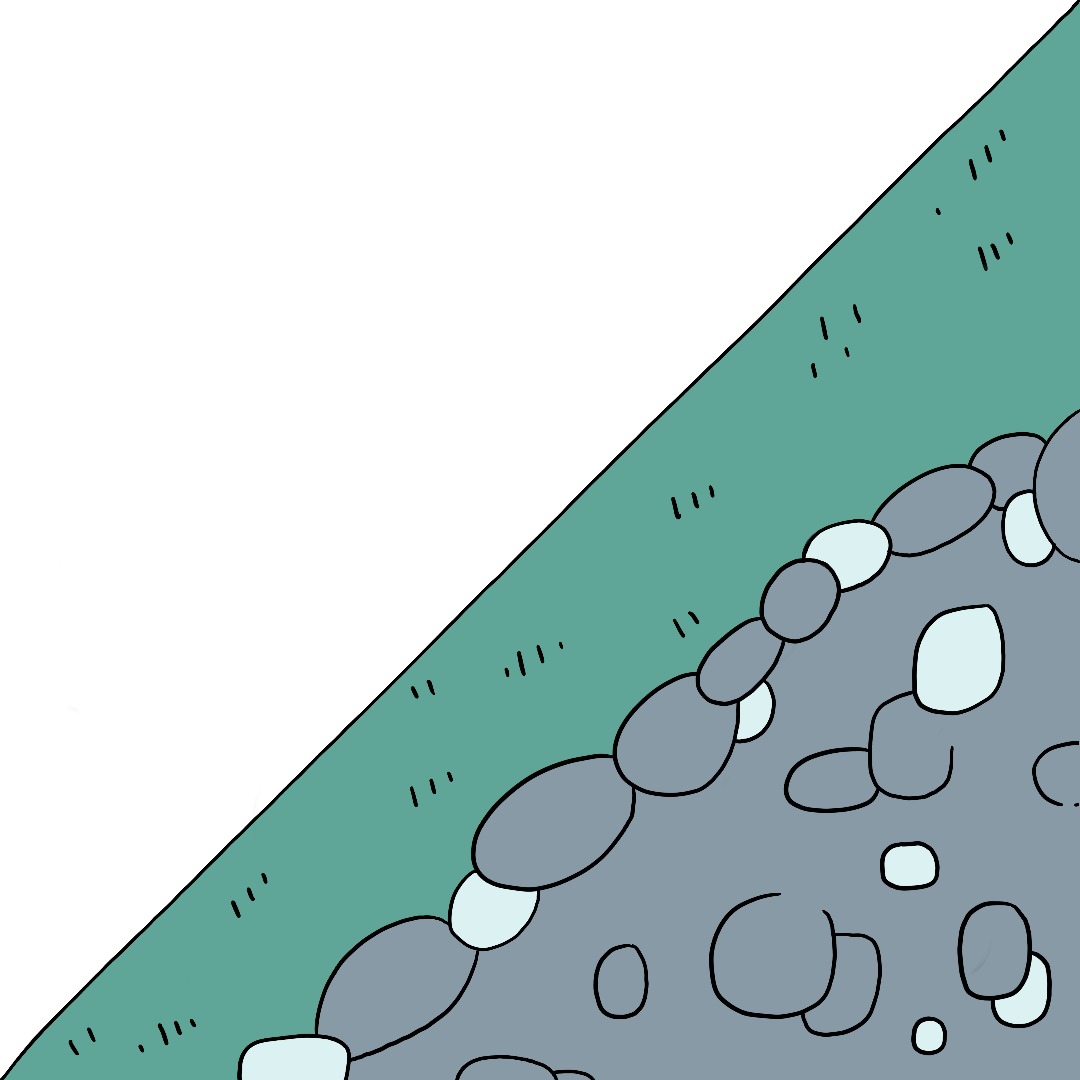
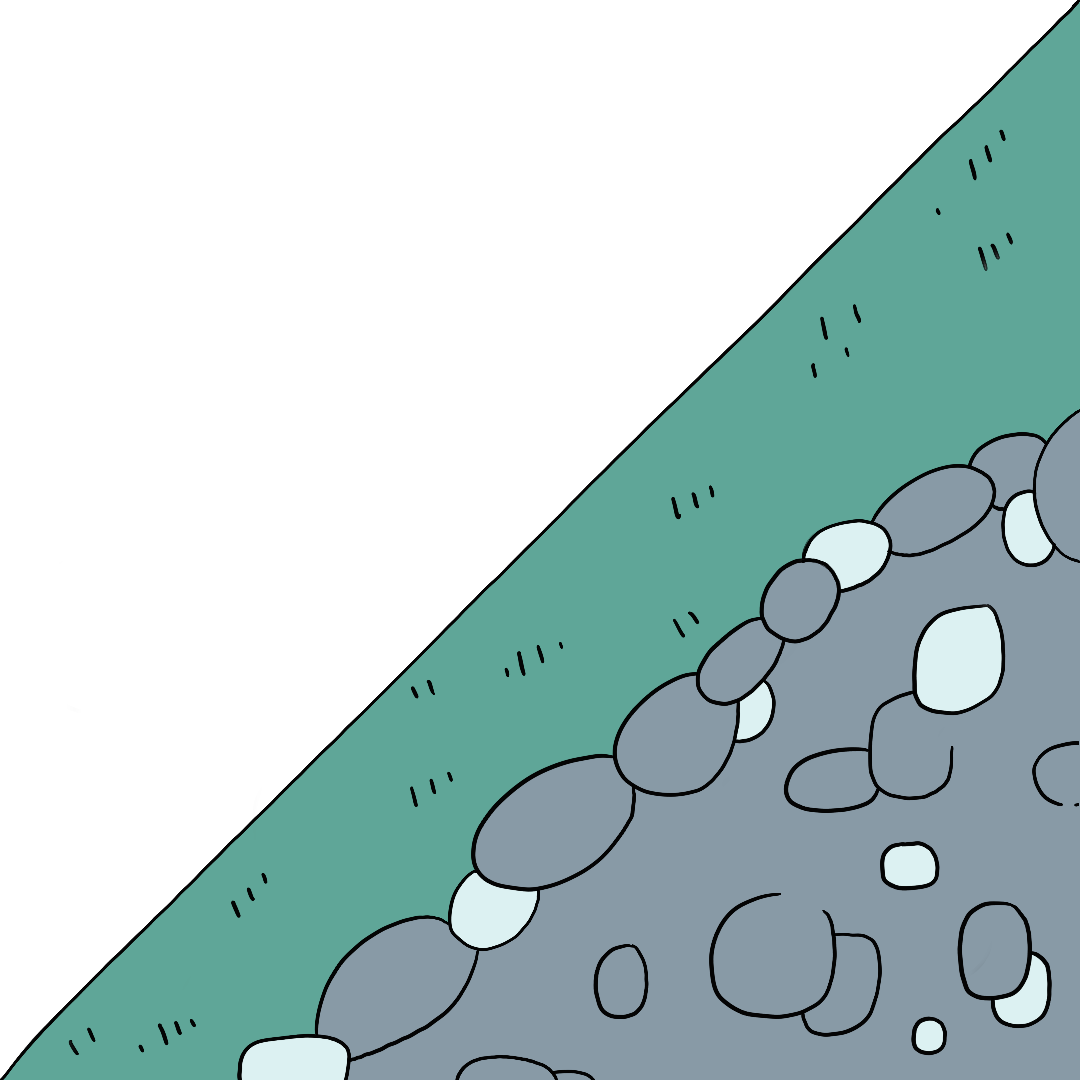
Before/after of a 1080x1080 layered artwork. What changed in the layer stack:
hid "Layer 2" over [left=0, top=3, right=1080, bottom=1080]
hid "Background" over [left=0, top=3, right=1080, bottom=1080]
